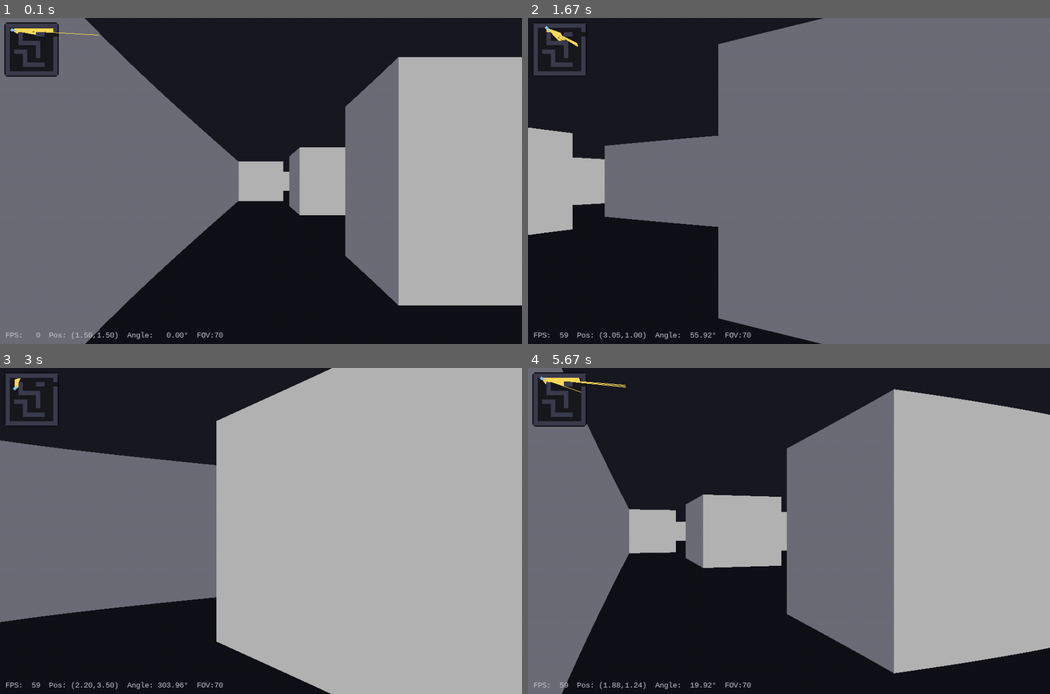
Above: before the commit, frames 1-4 (two rows, left to right).
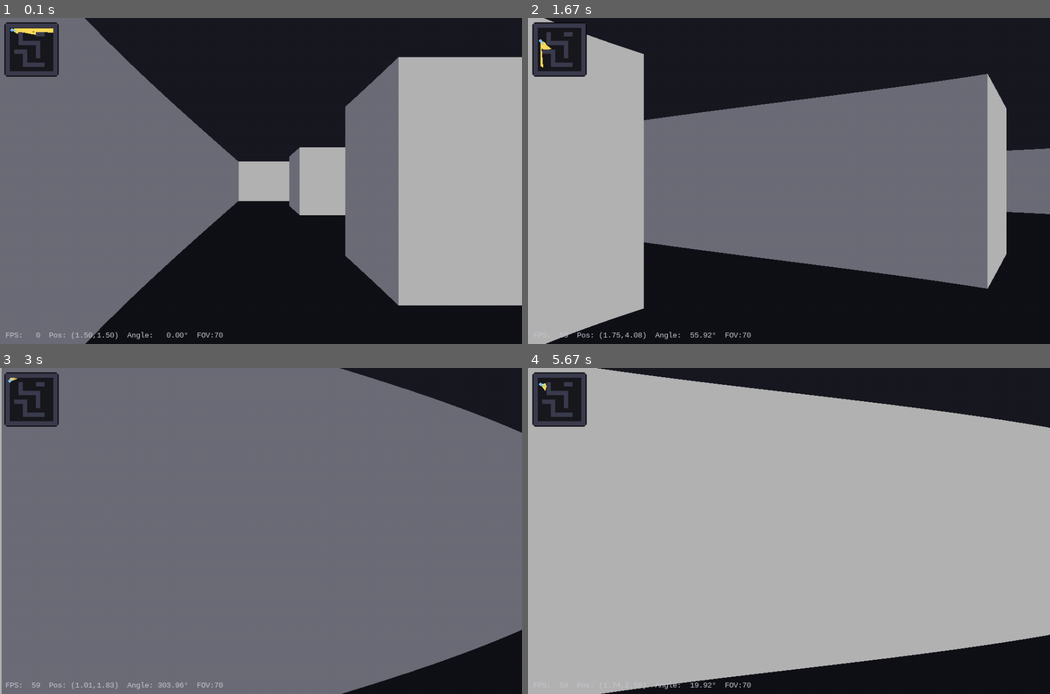
Above: after the commit, the same moments.

Repository: kay30kim/3DGame
Game: pygame game, started from new.py
The game is run twice, just before and just after one commit, with the same random seed, the same clock (stepped at 60 frames per second) and the same inputs.
Inputs:
- Up to frame 1 (0.1 s): no input
- Up to frame 2 (1.67 s): hold D 0.33-0.8 s; hold W 0.83-1.13 s; hold D 1.17-1.63 s; hold Right 1.17-1.63 s
- Up to frame 3 (3 s): hold A 1.67-2.2 s; hold Left 1.67-2.2 s; hold S 2.23-2.53 s; hold A 2.57-2.97 s; hold Left 2.57-2.97 s
- Up to frame 4 (5.67 s): hold W 3-3.37 s; hold D 3.4-4.03 s; hold Right 3.4-4.03 s; hold S 4.07-4.43 s; hold A 4.47-4.93 s; hold Left 4.47-4.93 s; hold D 4.97-5.43 s; hold Right 4.97-5.43 s; hold W from 5.47 s (still down)

The runs differ from the first frame. In frame 1, 0.1% of the frame differs, in the area x 8-56%, y 4-57%; in frame 2, 50%; in frame 3, 79%, in the area x 0-100%, y 0-100%; in frame 4, 60%.

Commit message:
error fix

Diff:
--- a/new.py
+++ b/new.py
@@ -43,7 +43,7 @@
 MAP_STR = [
     "111111111111",
     "1P0000000001",
-    "100100011000",
+    "100100011001",
     "100100000001",
     "100111110001",
     "100000010001",
@@ -152,11 +152,11 @@
             dx -= dir_x * MOVE_SPEED * dt
             dy -= dir_y * MOVE_SPEED * dt
         if keys[pygame.K_a]:
+            dx -= strafe_x * MOVE_SPEED * dt
+            dy -= strafe_y * MOVE_SPEED * dt
+        if keys[pygame.K_d]:
             dx += strafe_x * MOVE_SPEED * dt
             dy += strafe_y * MOVE_SPEED * dt
-        if keys[pygame.K_d]:
-            dx -= strafe_x * MOVE_SPEED * dt
-            dy -= strafe_y * MOVE_SPEED * dt
 
         self.try_move(dx, dy)
 
